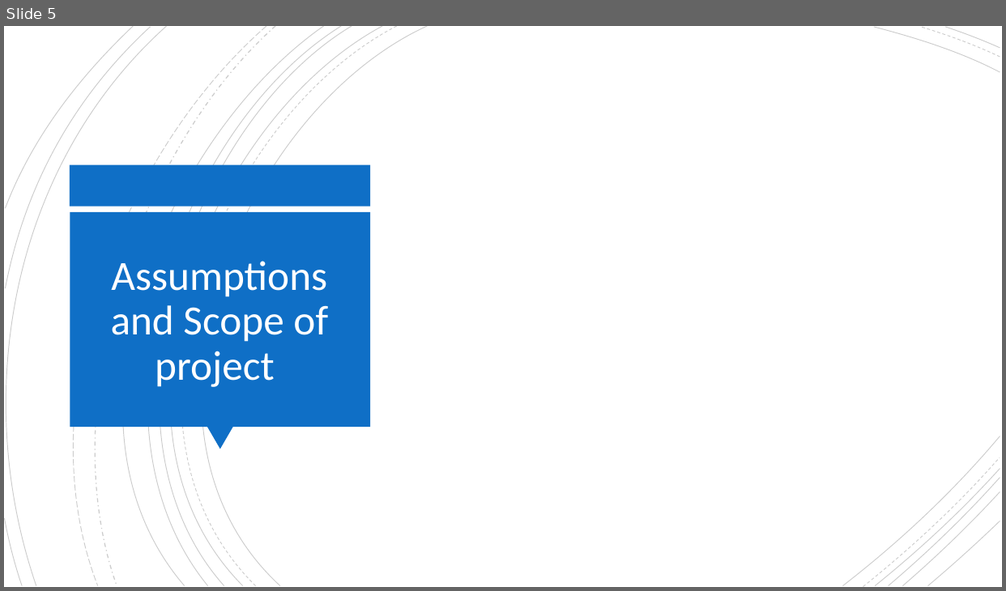
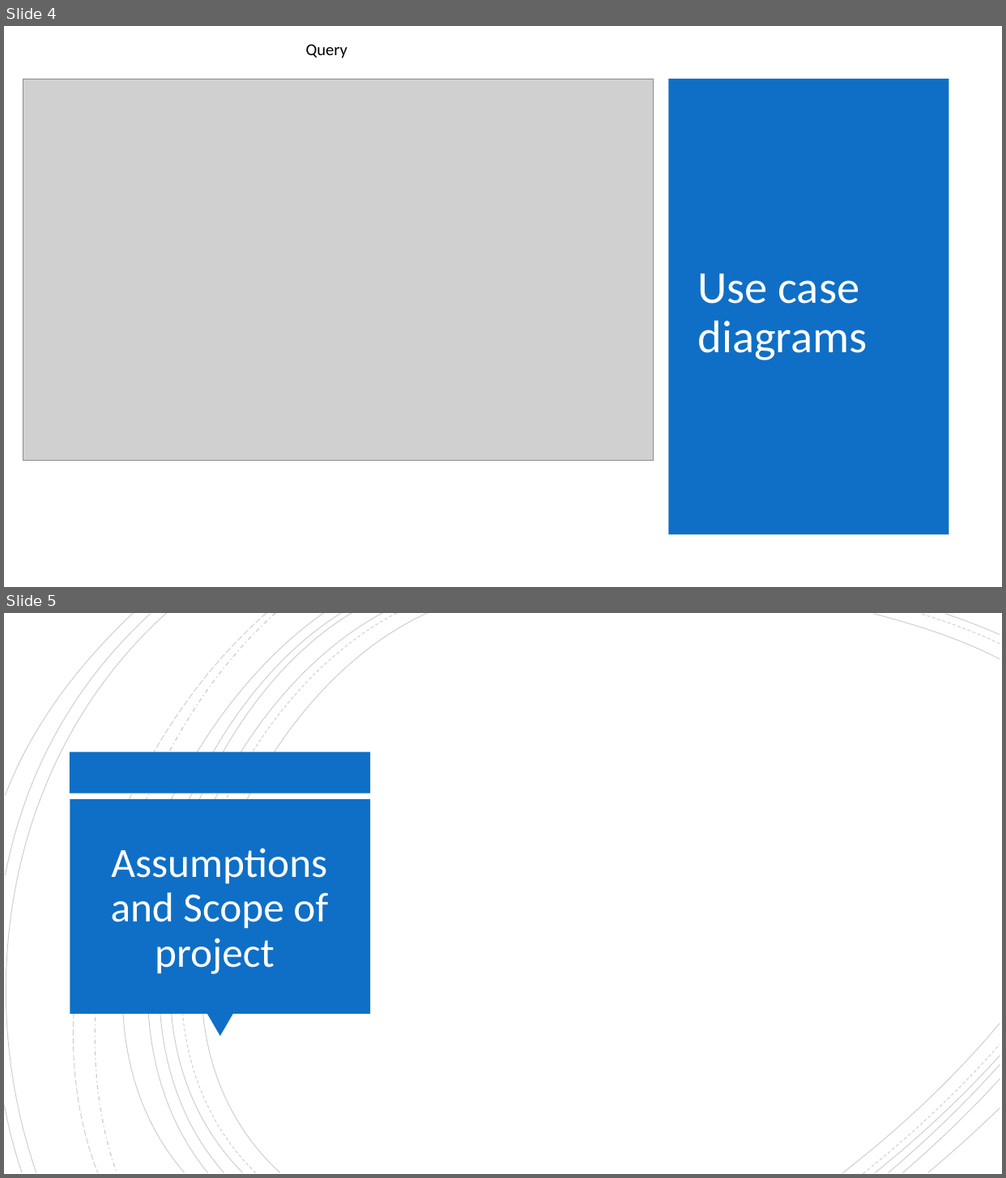
Before and after one commit to shahriteshj/InsurancePortal, a slide deck: Material/JP-Project-Presentation-Template.pptx. Shown one above the other, each under a label of ours: slide 5 before the commit, slides 4 and 5 after it. The pictures are 1006x591 and 1006x1178 pixels, drawn with LibreOffice and Linux fonts; fonts in the diff are those of the drawing; grey boxes stand for pictures. Boxes give left, top, right and bottom in pixels: in the first picture for what was removed or moved away, otherwise in the second. Text is boxed around its words. In the diff, an @@ line names an element or a change of style, - is before the commit and + after.

```diff
--- a/Material/JP-Project-Presentation-Template.pptx
+++ b/Material/JP-Project-Presentation-Template.pptx
@@ slide 4 added at bbox=[4, 26, 1002, 587], background #FFFFFF @@
@@ text added at bbox=[306, 44, 347, 58], 16 pt, text #000000 @@
+            Query
@@ picture added at bbox=[23, 79, 654, 460] @@
@@ rectangle added at bbox=[669, 79, 949, 535], fill #0F6FC6 @@
@@ title added at bbox=[697, 273, 867, 361], 44 pt, text #FFFFFF @@
+Use case diagrams
```
Also in this commit, not shown: 8 slides changed, 1 slide removed, 8 other files.
